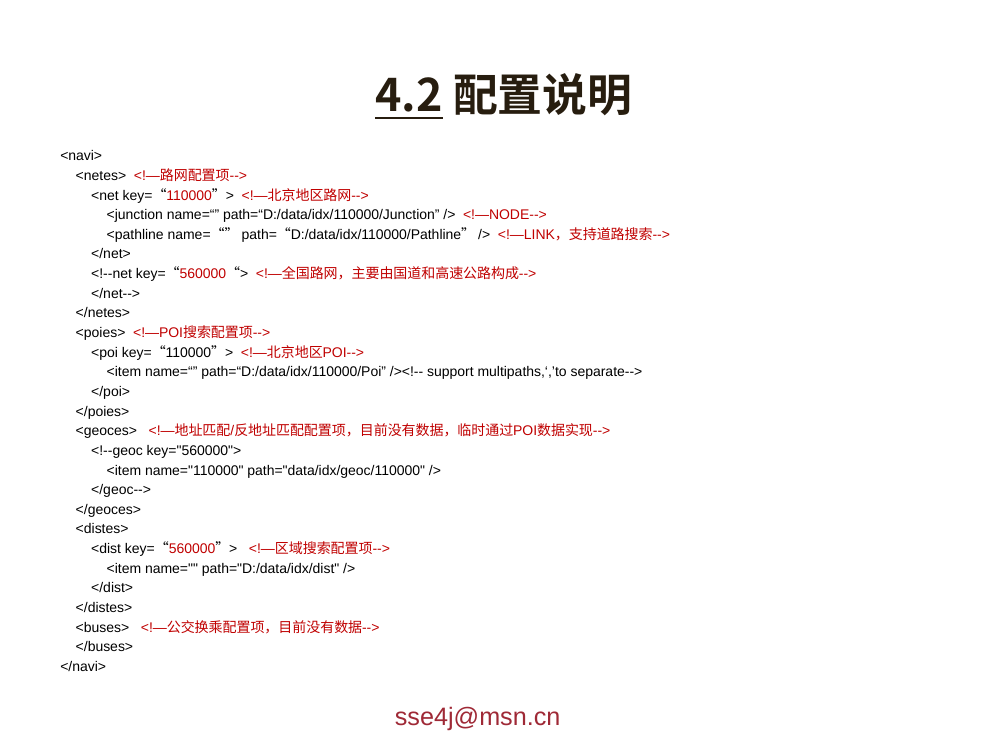
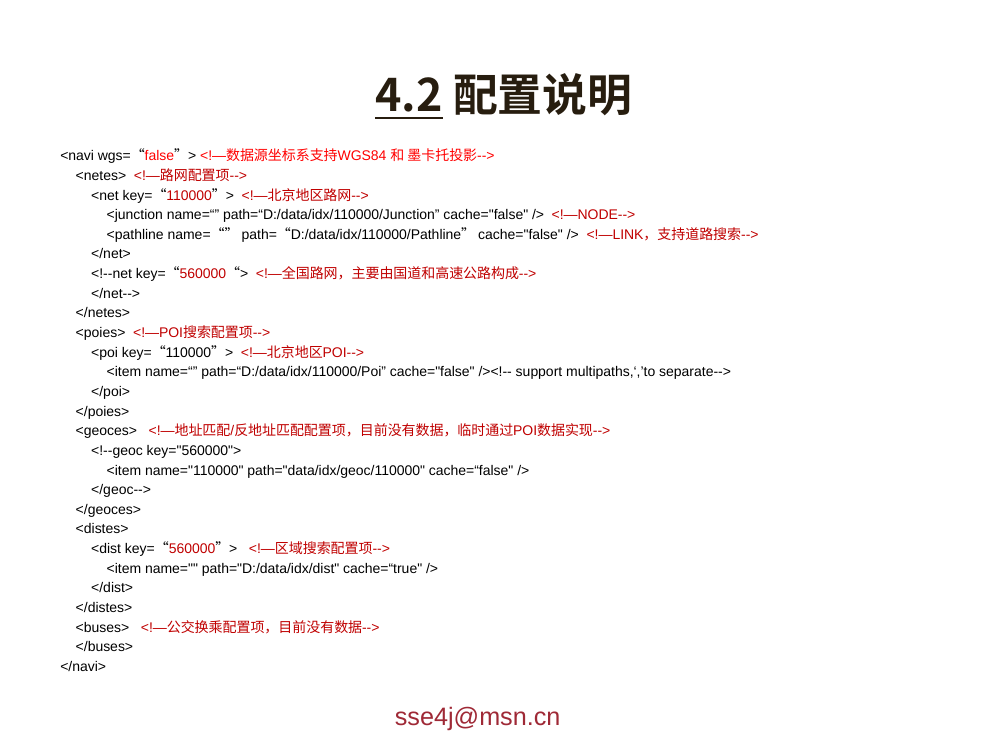
Before and after one commit to giszh86/sse4j, a slide deck: slide 22 of doc/sse4jt.pptx. Drawn at 1008x756 pixels with LibreOffice and Linux fonts; fonts in the diff are those of the drawing; background and template pictures are left out. Boxes give left, top, right and bottom in pixels: in the first picture for what was removed or moved away, otherwise in the second. Text is boxed around its words. In the diff, an @@ line names an element or a change of style, - is before the commit and + after.

```diff
--- a/doc/sse4jt.pptx
+++ b/doc/sse4jt.pptx
@@ text at <box>60,148,494,163</box>: text changed; text colour #000000 to #FF0000 @@
-<navi>
+<navi wgs=“false”> <!—数据源坐标系支持WGS84 和 墨卡托投影-->
@@ text at <box>107,209,759,242</box>: text changed @@
-<junction name=“” path=“D:/data/idx/110000/Junction” /> <!—NODE-->
-<pathline name=“” path=“D:/data/idx/110000/Pathline” /> <!—LINK，支持道路搜索-->
+<junction name=“” path=“D:/data/idx/110000/Junction” cache="false" /> <!—NODE-->
+<pathline name=“” path=“D:/data/idx/110000/Pathline” cache="false" /> <!—LINK，支持道路搜索-->
@@ text at <box>107,366,731,379</box>: text changed @@
-<item name=“” path=“D:/data/idx/110000/Poi” /><!-- support multipaths,‘,’to separate-->
+<item name=“” path=“D:/data/idx/110000/Poi” cache="false" /><!-- support multipaths,‘,’to separate-->
@@ text at <box>107,465,513,478</box>: text changed @@
-<item name="110000" path="data/idx/geoc/110000" />
+<item name="110000" path="data/idx/geoc/110000" cache=“false" />
@@ text at <box>107,563,422,576</box>: text changed @@
-<item name="" path="D:/data/idx/dist" />
+<item name="" path="D:/data/idx/dist" cache=“true" />
```
Also in this commit, not shown: 4 other slides changed.
